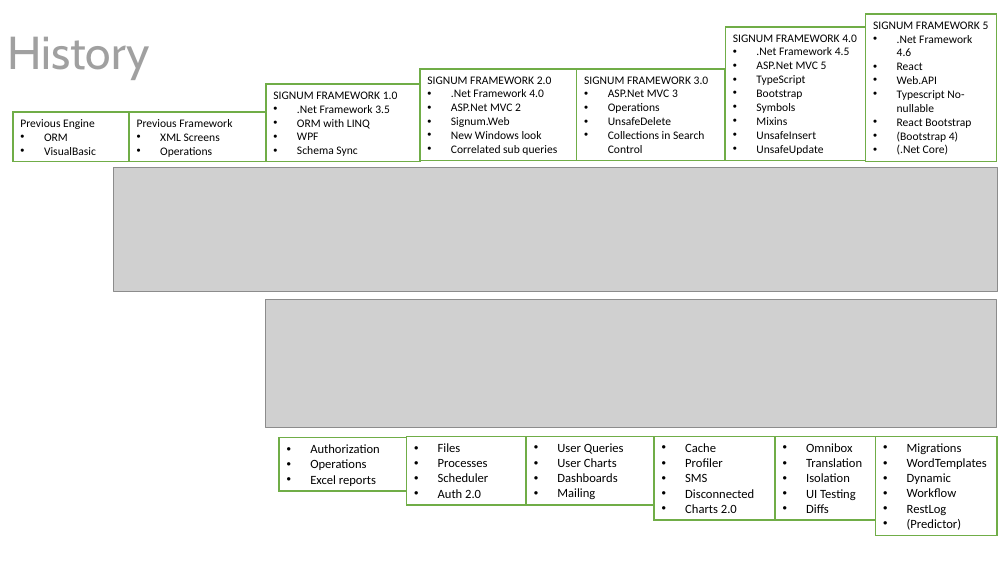
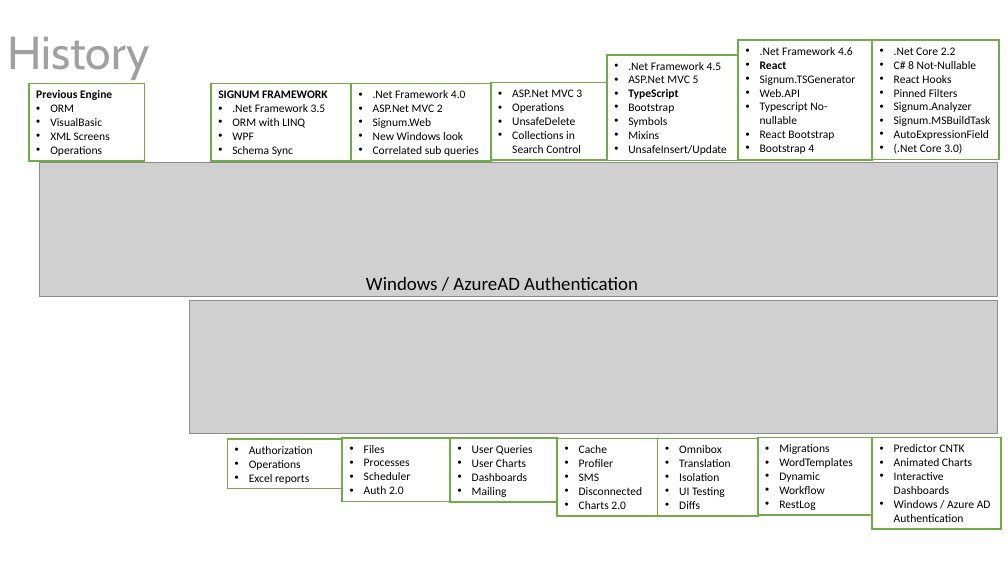
Before and after one commit to signumsoftware/docs, a slide deck: slide 3 of Signum Framework Introduction.pptx. Drawn at 1008x567 pixels with LibreOffice and Linux fonts; fonts in the diff are those of the drawing; grey boxes stand for pictures. Boxes give left, top, right and bottom in pixels: in the first picture for what was removed or moved away, otherwise in the second. Text is boxed around its words. In the diff, an @@ line names an element or a change of style, - is before the commit and + after.

```diff
--- a/Signum Framework Introduction.pptx
+++ b/Signum Framework Introduction.pptx
@@ text in rectangle at (873, 21, 989, 29): paragraph removed @@
-SIGNUM FRAMEWORK 5
@@ rectangle ".Net Framework 4.5": place and size @@
-rectangle ".Net Framework 4.5" at (726, 26, 866, 160)
+rectangle ".Net Framework 4.5" at (607, 54, 738, 160)
@@ text in rectangle at (733, 34, 857, 42): paragraph removed @@
-SIGNUM FRAMEWORK 4.0
@@ rectangle ".Net Framework 4.6": place and size @@
-rectangle ".Net Framework 4.6" at (866, 14, 997, 161)
+rectangle ".Net Framework 4.6" at (738, 40, 872, 160)
@@ text in rectangle at (760, 47, 853, 140): bold on in "React"; indent changed @@
@@ rectangle added at (873, 40, 1000, 160), fill #FFFFFF, outline #70AD47 1.5 pt, 11 pt, text #000000 @@
+• .Net Core 2.2
+• C# 8 Not-Nullable
+• React Hooks
+• Pinned Filters
+• Signum.Analyzer
+• Signum.MSBuildTask
+• AutoExpressionField
+• (.Net Core 3.0)
@@ rectangle "Previous Engine": place and size @@
-rectangle "Previous Engine" at (13, 112, 129, 162)
+rectangle "Previous Engine" at (29, 84, 144, 162)
@@ rectangle "SIGNUM FRAMEWORK": place and size @@
-rectangle "SIGNUM FRAMEWORK" at (266, 84, 420, 162)
+rectangle "SIGNUM FRAMEWORK" at (211, 84, 351, 162)
@@ rectangle ".Net Framework 4.0": place and size @@
-rectangle ".Net Framework 4.0" at (420, 69, 576, 160)
+rectangle ".Net Framework 4.0" at (351, 84, 491, 162)
@@ rectangle ".Net Framework 4.0" at (351, 84, 491, 162): indent changed @@
@@ text in rectangle at (427, 76, 552, 84): paragraph removed @@
-SIGNUM FRAMEWORK 2.0
@@ rectangle "ASP.Net MVC 3" at (491, 82, 606, 160): indent changed @@
@@ rectangle "ASP.Net MVC 3": place and size @@
-rectangle "ASP.Net MVC 3" at (577, 69, 725, 160)
+rectangle "ASP.Net MVC 3" at (491, 82, 606, 160)
@@ text in rectangle at (584, 76, 709, 84): paragraph removed @@
-SIGNUM FRAMEWORK 3.0
@@ text in rectangle at (628, 62, 722, 139): bold on in "TypeScript"; indent changed @@
@@ text in rectangle at (760, 75, 856, 85): paragraph added @@
+• Signum.TSGenerator
@@ text in rectangle at (36, 90, 112, 126): bold on in "Previous Engine"; indent changed @@
@@ rectangle removed at (129, 112, 265, 162) @@
-Previous Framework
-• XML Screens
-• Operations
@@ text in rectangle at (218, 90, 328, 98): text changed; bold on @@
-SIGNUM FRAMEWORK 1.0
+SIGNUM FRAMEWORK
@@ text in rectangle at (232, 104, 326, 156): indent changed @@
@@ text in rectangle at (50, 132, 110, 156): paragraphs added @@
+• XML Screens
+• Operations
@@ text in rectangle at (628, 145, 727, 155): text changed @@
-• UnsafeInsert
-• UnsafeUpdate
+• UnsafeInsert/Update
@@ text in rectangle at (760, 144, 814, 154): text changed @@
-• (Bootstrap 4)
-• (.Net Core)
+• Bootstrap 4
@@ picture: place and size @@
-picture at (113, 167, 997, 292)
+picture at (39, 163, 997, 296)
@@ text added at (366, 277, 638, 290), 18 pt, text #000000 @@
+Windows / AzureAD Authentication
@@ picture: place and size @@
-picture at (265, 299, 997, 428)
+picture at (190, 300, 997, 434)
@@ rectangle "Authorization": place and size @@
-rectangle "Authorization" at (279, 438, 406, 492)
+rectangle "Authorization" at (228, 439, 343, 489)
@@ rectangle "Files": place and size @@
-rectangle "Files" at (407, 436, 526, 505)
+rectangle "Files" at (343, 438, 450, 501)
@@ rectangle "User Queries": place and size @@
-rectangle "User Queries" at (526, 436, 653, 505)
+rectangle "User Queries" at (451, 439, 558, 502)
@@ rectangle "Cache": place and size @@
-rectangle "Cache" at (654, 436, 775, 520)
+rectangle "Cache" at (557, 439, 658, 516)
@@ rectangle "Omnibox": place and size @@
-rectangle "Omnibox" at (775, 436, 876, 520)
+rectangle "Omnibox" at (658, 439, 758, 516)
@@ size 12 to 11 pt; indent changed in 6 elements at (228, 439, 343, 489), (343, 438, 450, 501), (451, 439, 558, 502), (658, 439, 758, 516), (557, 439, 658, 516), (758, 438, 872, 516) @@
@@ rectangle "Migrations": place and size @@
-rectangle "Migrations" at (876, 436, 997, 535)
+rectangle "Migrations" at (758, 438, 872, 516)
@@ rectangle added at (873, 438, 1002, 529), fill #FFFFFF, outline #70AD47 1.5 pt, 11 pt, text #000000 @@
+• Predictor CNTK
+• Animated Charts
+• Interactive Dashboards
+• Windows / Azure AD Authentication
@@ text in rectangle at (907, 519, 961, 530): paragraph removed @@
-• (Predictor)
```
Also in this commit, not shown: 4 other slides changed.
